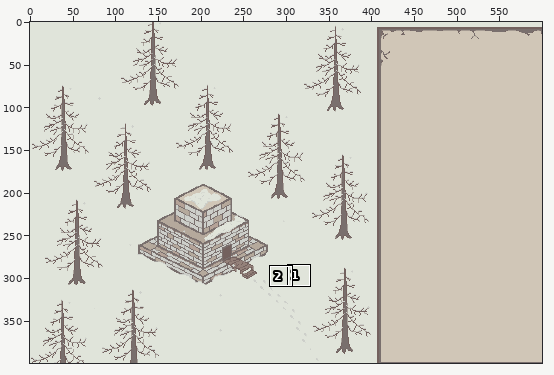
Pixel-art file: SecretsGameJam/Art/Concept.aseprite. The first picture is a wide view before the edit; the outline marks the close-up.
Close-up. First the earlier version:
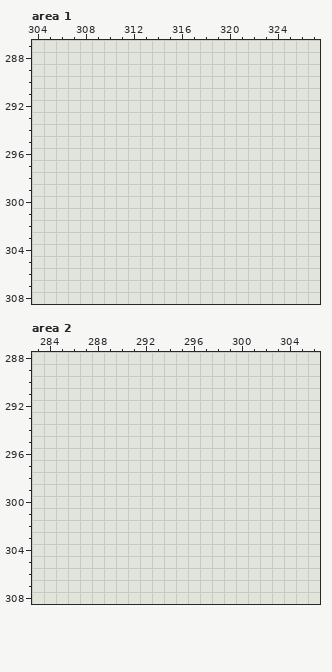
600x400 pixels, 1 frame. Colours within 5 levels of each other are drawn and written as one. Shown: area 1: x 304..327, y 287..308; area 2: x 283..306, y 288..308. The commit also changed other parts of the picture, which this record leaves out.
Once edited:
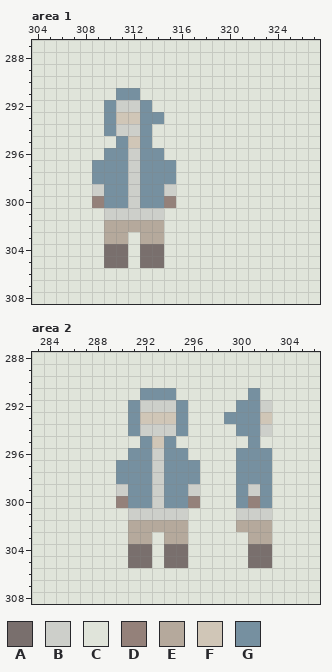
Palette (. is transparent): A #796f6d  B #cdcfca  C #e0e4da  D #94817a  E #b5a99c  F #d0c6b7  G #7690a0
What changed:
--- area 1, layer "Layer 1"
@@ x 307..317 @@
 290 CCCCCCCCCCC
-291 CCCCCCCCCCC
-292 CCCCCCCCCCC
-293 CCCCCCCCCCC
-294 CCCCCCCCCCC
-295 CCCCCCCCCCC
-296 CCCCCCCCCCC
-297 CCCCCCCCCCC
-298 CCCCCCCCCCC
-299 CCCCCCCCCCC
-300 CCCCCCCCCCC
-301 CCCCCCCCCCC
-302 CCCCCCCCCCC
-303 CCCCCCCCCCC
-304 CCCCCCCCCCC
-305 CCCCCCCCCCC
+291 CCCCGGCCCCC
+292 CCCGBBGCCCC
+293 CCCGFFGGCCC
+294 CCCGBBGCCCC
+295 CCCCGFGCCCC
+296 CCCGGBGGCCC
+297 CCGGGBGGGCC
+298 CCGGGBGGGCC
+299 CCBGGBGGBCC
+300 CCDGGBGGDCC
+301 CCCBBBBBCCC
+302 CCCEEEEECCC
+303 CCCEECEECCC
+304 CCCAACAACCC
+305 CCCAACAACCC
 306 CCCCCCCCCCC
--- area 2, layer "Layer 1"
@@ x 283..306 @@
 290 CCCCCCCCCCCCCCCCCCCCCCCC
-291 CCCCCCCCCCCCCCCCCCCCCCCC
-292 CCCCCCCCCCCCCCCCCCCCCCCC
-293 CCCCCCCCCCCCCCCCCCCCCCCC
-294 CCCCCCCCCCCCCCCCCCCCCCCC
-295 CCCCCCCCCCCCCCCCCCCCCCCC
-296 CCCCCCCCCCCCCCCCCCCCCCCC
-297 CCCCCCCCCCCCCCCCCCCCCCCC
-298 CCCCCCCCCCCCCCCCCCCCCCCC
-299 CCCCCCCCCCCCCCCCCCCCCCCC
-300 CCCCCCCCCCCCCCCCCCCCCCCC
-301 CCCCCCCCCCCCCCCCCCCCCCCC
-302 CCCCCCCCCCCCCCCCCCCCCCCC
-303 CCCCCCCCCCCCCCCCCCCCCCCC
-304 CCCCCCCCCCCCCCCCCCCCCCCC
-305 CCCCCCCCCCCCCCCCCCCCCCCC
+291 CCCCCCCCCGGGCCCCCCGCCCCC
+292 CCCCCCCCGBBBGCCCCGGBCCCC
+293 CCCCCCCCGFFFGCCCGGGFCCCC
+294 CCCCCCCCGBBBGCCCCGGBCCCC
+295 CCCCCCCCCGFGCCCCCCGCCCCC
+296 CCCCCCCCGGBGGCCCCGGGCCCC
+297 CCCCCCCGGGBGGGCCCGGGCCCC
+298 CCCCCCCGGGBGGGCCCGGGCCCC
+299 CCCCCCCBGGBGGBCCCGBGCCCC
+300 CCCCCCCDGGBGGDCCCGDGCCCC
+301 CCCCCCCCBBBBBCCCCBBBCCCC
+302 CCCCCCCCEEEEECCCCEEECCCC
+303 CCCCCCCCEECEECCCCCEECCCC
+304 CCCCCCCCAACAACCCCCAACCCC
+305 CCCCCCCCAACAACCCCCAACCCC
 306 CCCCCCCCCCCCCCCCCCCCCCCC
Where, in picture pixels (left, top, right, bottom), the same in both close-ups:
changed: (92, 88, 176, 268)
changed: (116, 388, 272, 568)
